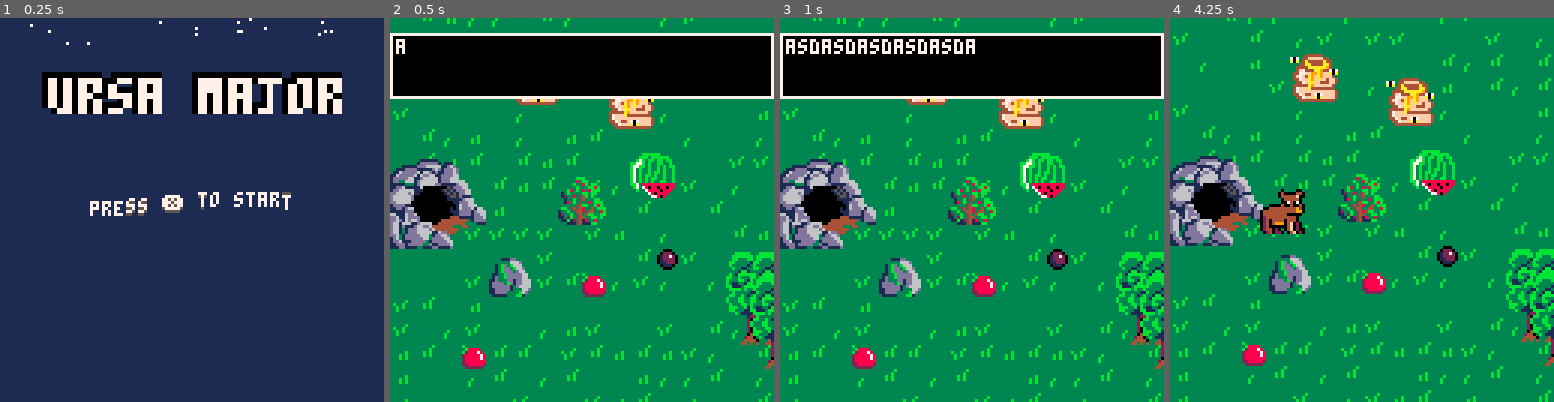
Above: before the commit, frames 1-4 (left to right).
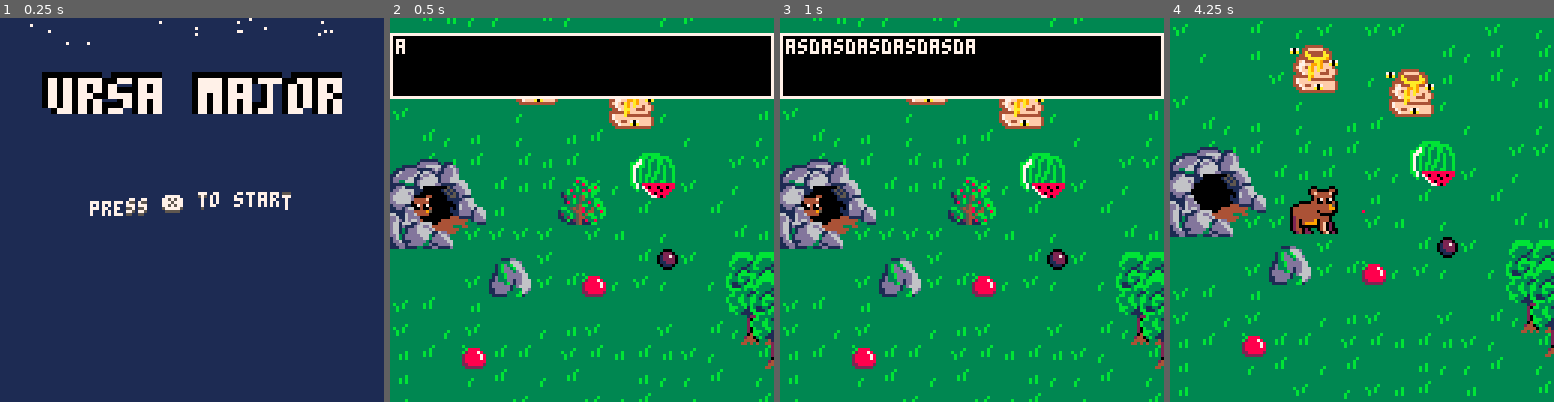
Above: after the commit, the same moments.

Repository: ekaktusz/harvest
Game: PICO-8 cartridge harvest.p8
Two runs of this game, one before a commit and one after it. Both use one fixed random seed, a clock stepped at 60 frames per second and the inputs below.
Inputs:
- Up to frame 1 (0.25 s): no input
- Up to frame 2 (0.5 s): tap X (X key) at 0.33 s
- Up to frame 3 (1 s): tap O (Z key) at 0.7 s
- Up to frame 4 (4.25 s): tap X (X key) at 1.07, 1.85, 2.97, 4.08 s; hold Right 1.6-2.1 s; tap O (Z key) every 0.4 s from 1.7 to 4.1 s; hold Up 2.15-2.42 s; hold Right 2.47-3.03 s; hold Left 3.08-3.58 s; hold Down 3.63-3.97 s; hold Right from 4.02 s (still down)

Frame 1 is identical in both runs. In frame 2, 0.2% of the frame differs, in the area x 6-11%, y 46-54%; in frame 3, 0.2%; in frame 4, 20%, in the area x 0-100%, y 0-100%.

Commit message:
something

Diff:
--- a/include/bear.lua
+++ b/include/bear.lua
@@ -1,6 +1,6 @@
 function init_bear()
     bear = {
-        x = cave.x-10,
+        x = cave.x,
         y = cave.y+12,
         dx = 0,
         dy = 0,
@@ -153,16 +153,18 @@
 function camera_follow_bear()
     cam_x = bear.x - 64 + flr(bear.real_w / 2)
     cam_y = bear.y - 64 + flr(bear.real_h / 2)
-    cam_x = mid(0,cam_x,896)
-    cam_y = mid(0,cam_y,128)
+    cam_x = mid(0,cam_x,map_size_x)
+    cam_y = mid(0,cam_y,map_size_y)
     camera(cam_x, cam_y)
 end
 
 function can_move(x, y, w, h)
-    pset(x,y,8)
-    pset(x+w,y,8)
-    pset(x,y+h,8)
-    pset(x+w,y+h,8)
+    --pset(x,y,8)
+    --pset(x+w,y,8)
+    --pset(x,y+h,8)
+    --pset(x+w,y+h,8)
+
+    if (x < 0 or x > map_size_x or y < 0 or y > map_size_y) return false
 
     if (solid(x,y) or solid_on_coord(x,y)) return false
     if (solid(x+w,y) or solid_on_coord(x+w,y)) return false
--- a/include/forest_level.lua
+++ b/include/forest_level.lua
@@ -12,6 +12,9 @@
     init_water()
     snowing = false
     tb_1 = tb_init({"asdasdasdasdasda"})
+
+    map_size_x = 255
+    map_size_y = 255
 
     current_level = "forest"
 end
